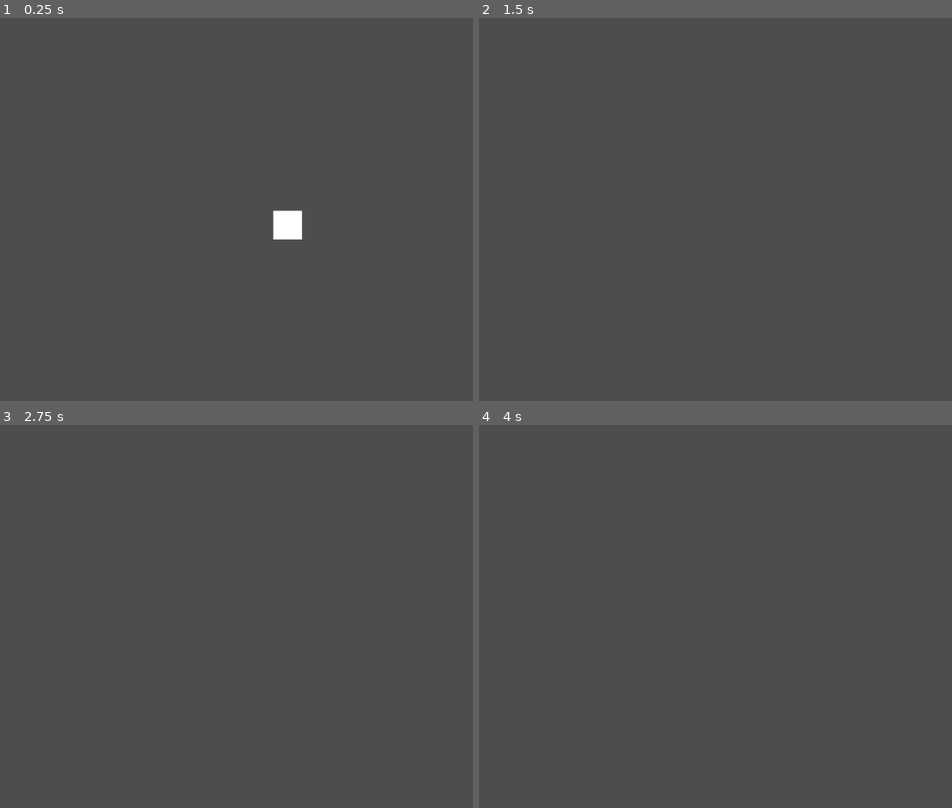
Above: before the commit, frames 1-4 (two rows, left to right).
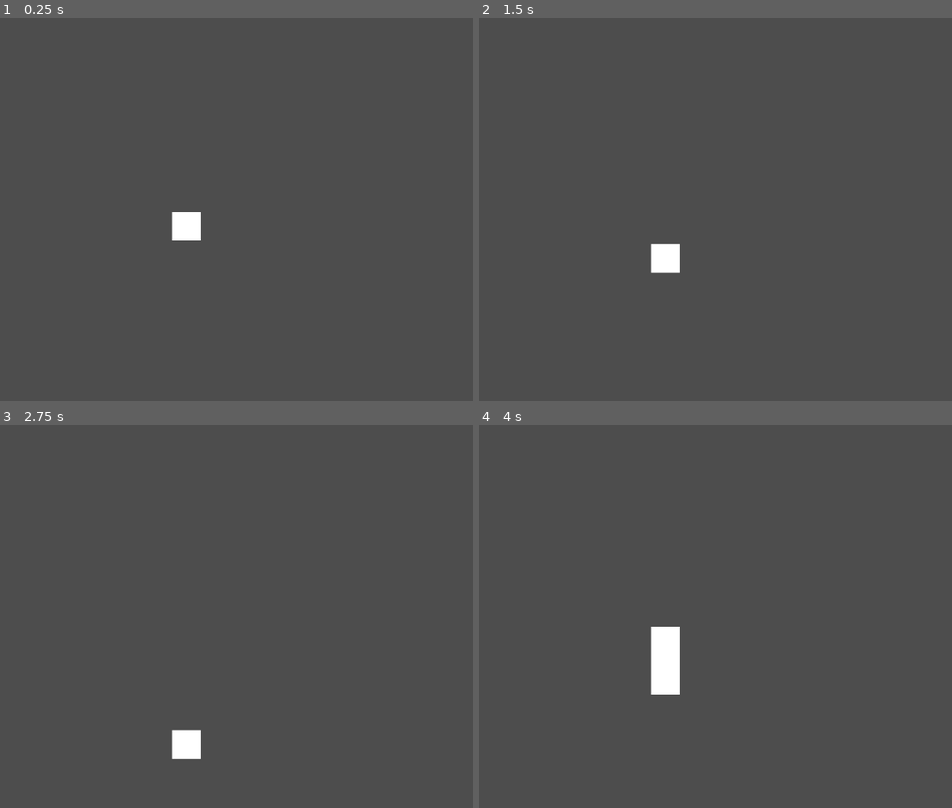
Above: after the commit, the same moments.

Repository: Exis10tial/Material-Point-Method-in-Godot
Game: Godot game, scene res://Simulation.tscn
Two runs of this game, one before a commit and one after it. Both use one fixed random seed, a clock stepped at 60 frames per second and the inputs below.
Inputs:
- Up to frame 1 (0.25 s): no input
- Up to frame 2 (1.5 s): tap Enter at 1.25 s
- Up to frame 3 (2.75 s): no input
- Up to frame 4 (4 s): tap Space at 3.5 s

The runs differ from the first frame. In frame 1, 0.9% of the frame differs, in the area x 36-64%, y 50-59%; in frame 2, 0.5%; in frame 3, 0.5%; in frame 4, 1.1%, in the area x 36-43%, y 52-71%.

Commit message:
MaterialMethod
---  small number adjustments

Diff:
--- a/[MLS] Material Point Method/MaterialMethod.gd
+++ b/[MLS] Material Point Method/MaterialMethod.gd
@@ -4,7 +4,7 @@
 ### Wall Mechanics...
 var wall : Dictionary = {}
 ### gravity of the simulation...
-var gravity : Vector2 = Vector2(1000.0,0.0)
+var gravity : Vector2 = Vector2(0.0,9.8)
 ### establishing grid...
 var inverted_grid : float
 var basis : String
@@ -180,7 +180,7 @@
 	for outline in wall:
 		if outline == 'top':
 			#""" null-void
-			wall[outline]['coefficient of restitution'] = 1.0
+			wall[outline]['coefficient of restitution'] = .32
 			wall[outline]['coefficient of static friction'] = .43
 			wall[outline]['coefficient of kinetic friction'] = .26
 			wall[outline]['mass'] = 1.00
